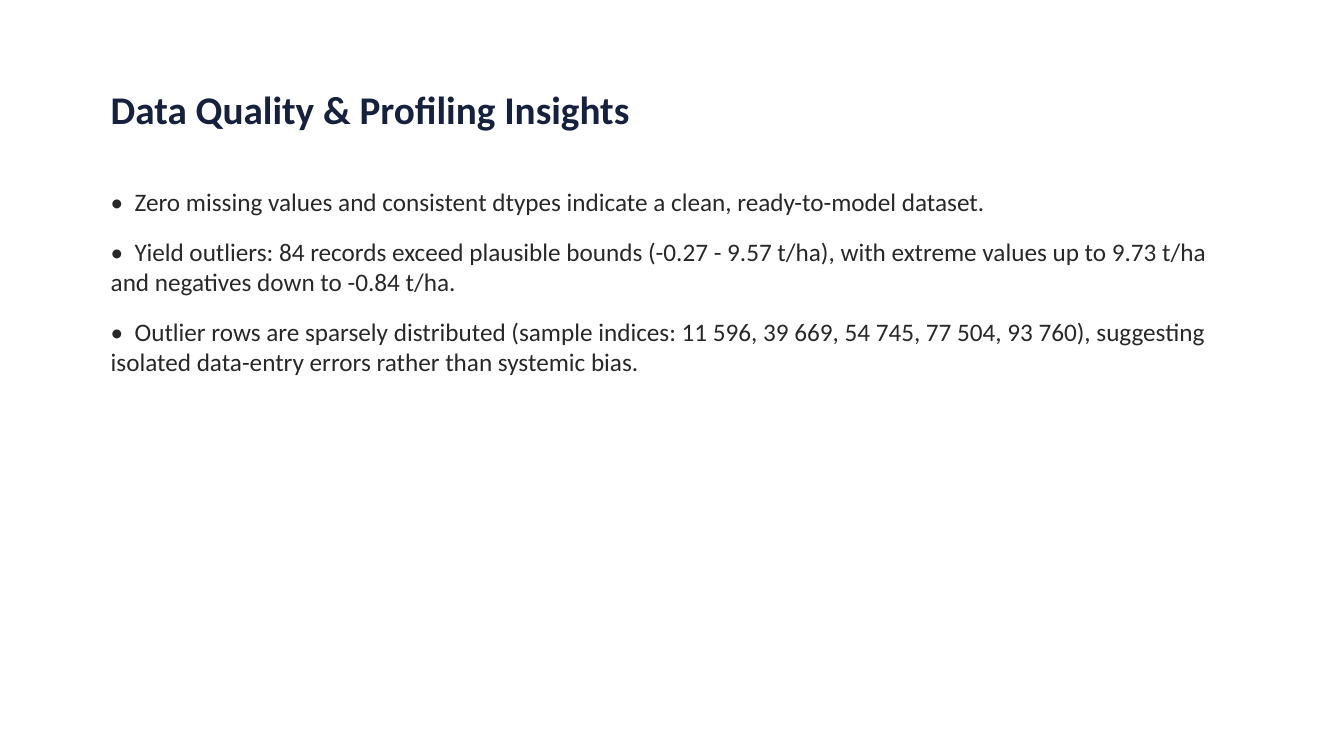
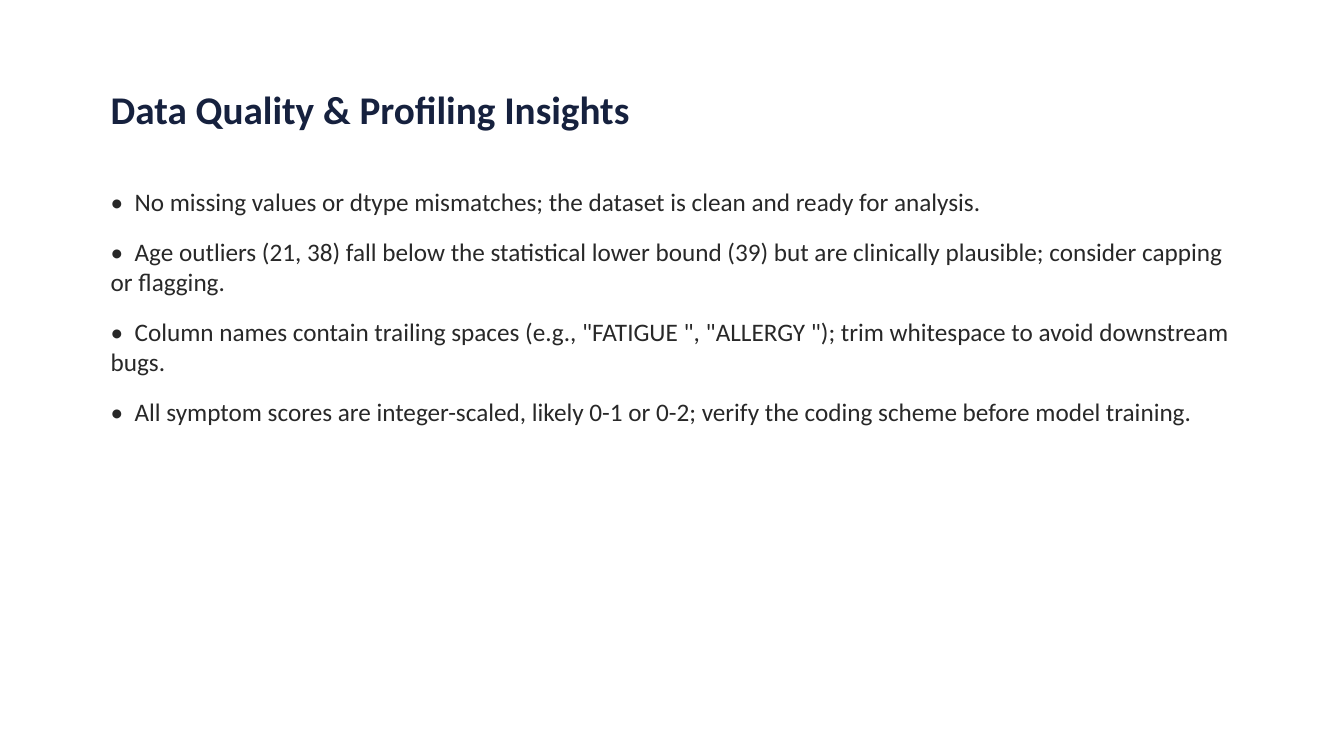
Before and after one commit to lekhalokare-28/datanova, a slide deck: slide 3 of reports/eda_presentation_report.pptx. Drawn at 1344x756 pixels with LibreOffice and Linux fonts; fonts in the diff are those of the drawing. Boxes give left, top, right and bottom in pixels: in the first picture for what was removed or moved away, otherwise in the second. Text is boxed around its words. In the diff, an @@ line names an element or a change of style, - is before the commit and + after.

```diff
--- a/reports/eda_presentation_report.pptx
+++ b/reports/eda_presentation_report.pptx
@@ text at <box>111,193,1228,426</box>: text changed @@
-• Zero missing values and consistent dtypes indicate a clean, ready-to-model dataset.
-• Yield outliers: 84 records exceed plausible bounds (-0.27 - 9.57 t/ha), with extreme values up to 9.73 t/ha and negatives down to -0.84 t/ha.
-• Outlier rows are sparsely distributed (sample indices: 11 596, 39 669, 54 745, 77 504, 93 760), suggesting isolated data-entry errors rather than systemic bias.
+• No missing values or dtype mismatches; the dataset is clean and ready for analysis.
+• Age outliers (21, 38) fall below the statistical lower bound (39) but are clinically plausible; consider capping or flagging.
+• Column names contain trailing spaces (e.g., "FATIGUE ", "ALLERGY "); trim whitespace to avoid downstream bugs.
+• All symptom scores are integer-scaled, likely 0-1 or 0-2; verify the coding scheme before model training.
```
Also in this commit, not shown: 2 other slides changed, 1 slide added, 1 slide removed, 2 other files.
